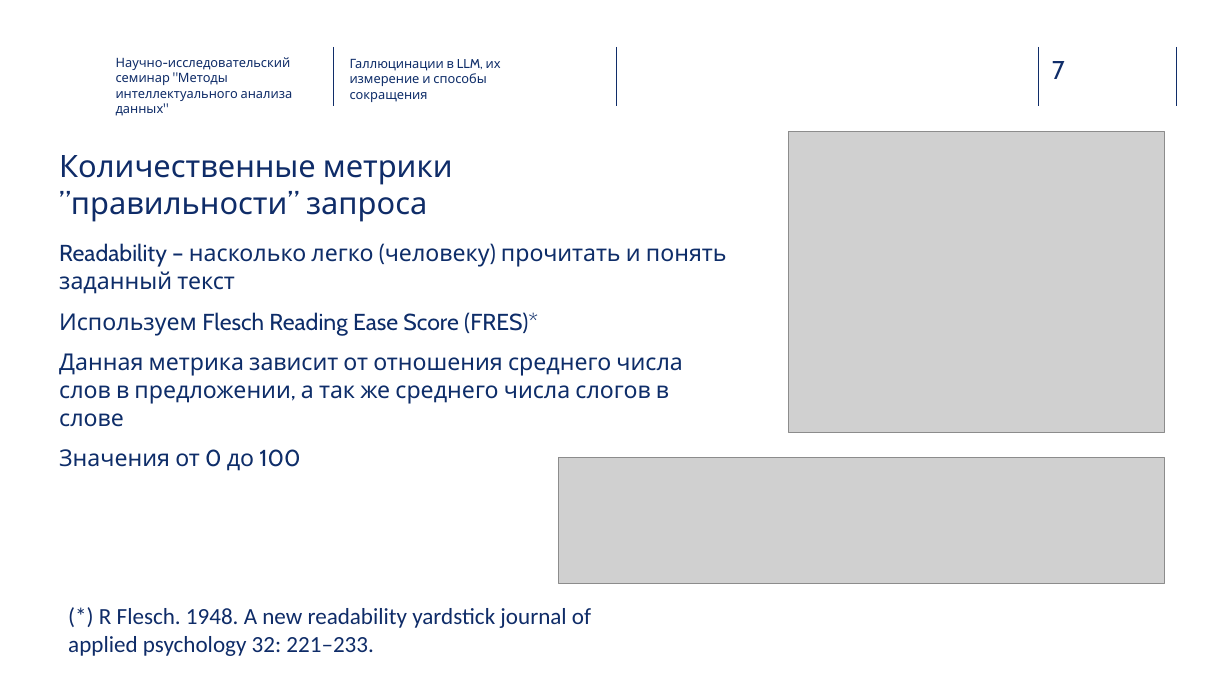
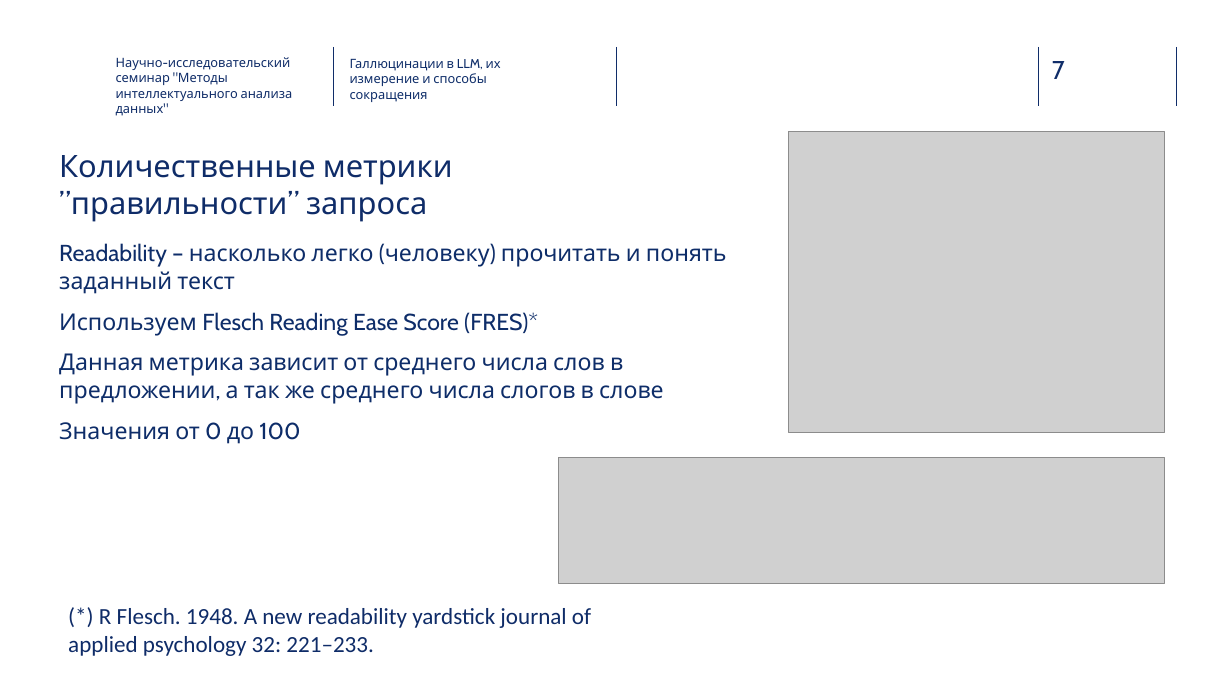
Before and after one commit to RukhovichIV/HSE-NIS-IDA-Methods, a slide deck: slide 7 of presentation/main.pptx. Drawn at 1232x693 pixels with LibreOffice and Linux fonts; fonts in the diff are those of the drawing; grey boxes stand for pictures; background and template pictures are left out. Boxes give left, top, right and bottom in pixels: in the first picture for what was removed or moved away, otherwise in the second. Text is boxed around its words. In the diff, an @@ line names an element or a change of style, - is before the commit and + after.

Commit message:
last changes in pptx

```diff
--- a/presentation/main.pptx
+++ b/presentation/main.pptx
@@ text at (59, 353, 664, 404): text changed @@
-Данная метрика зависит от отношения среднего числа слов в предложении, а так же среднего числа слогов в слове
+Данная метрика зависит от среднего числа слов в предложении, а так же среднего числа слогов в слове
```
